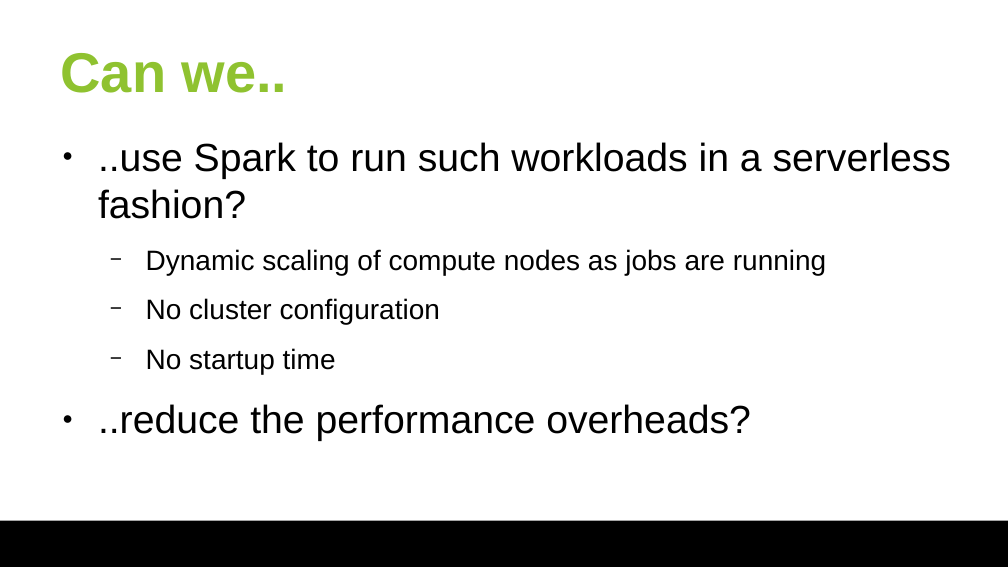
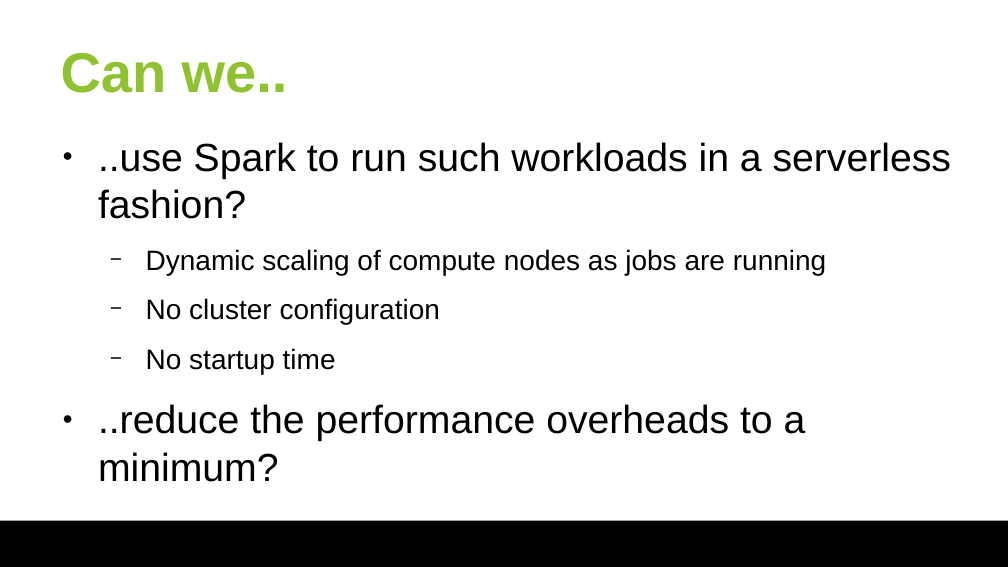
Before and after one commit to huangyibo/spark-summit-18, a slide deck: slide 17 of slides/spark-summit-18.odp. Drawn at 1008x567 pixels with LibreOffice and Linux fonts; fonts in the diff are those of the drawing; background and template pictures are left out. Boxes give left, top, right and bottom in pixels: in the first picture for what was removed or moved away, otherwise in the second. Text is boxed around its words. In the diff, an @@ line names an element or a change of style, - is before the commit and + after.

Commit message:
slides

```diff
--- a/slides/spark-summit-18.odp
+++ b/slides/spark-summit-18.odp
@@ text at box(98, 404, 806, 482): text changed @@
-● ..reduce the performance overheads?
+● ..reduce the performance overheads to a minimum?
```
